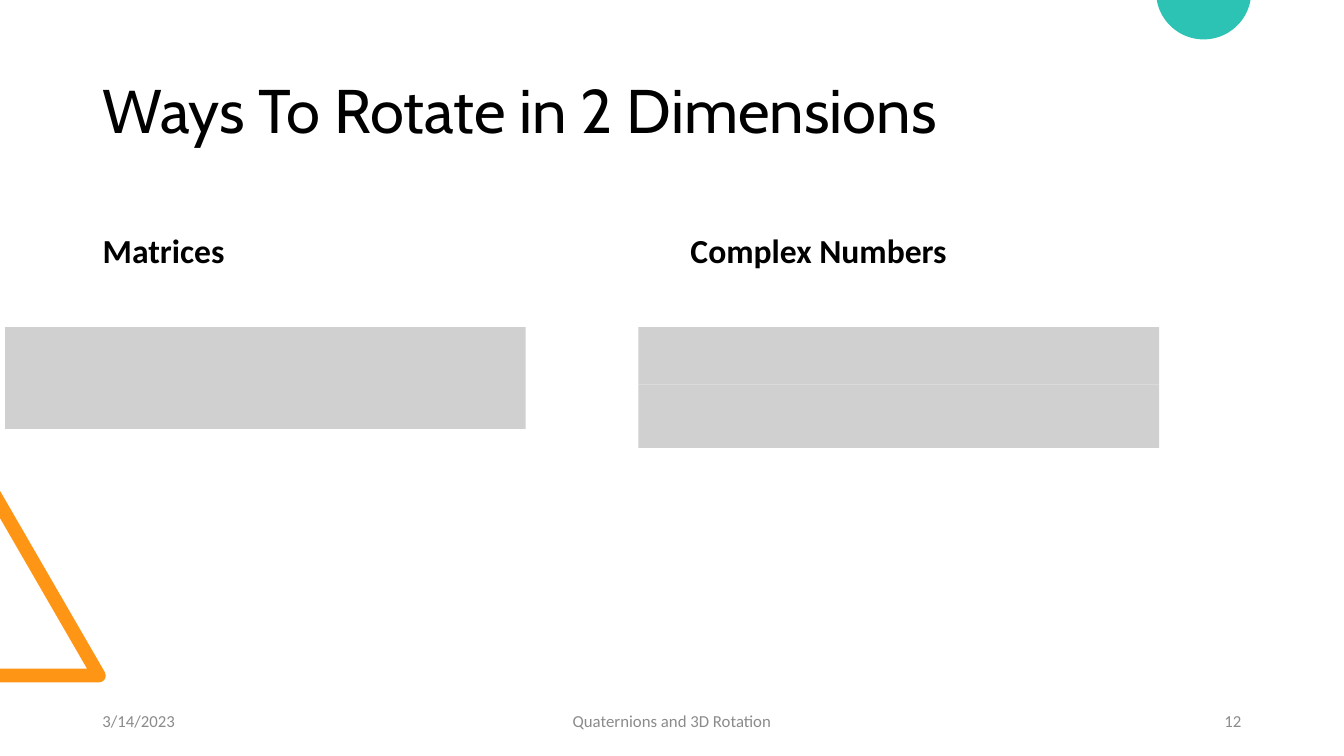
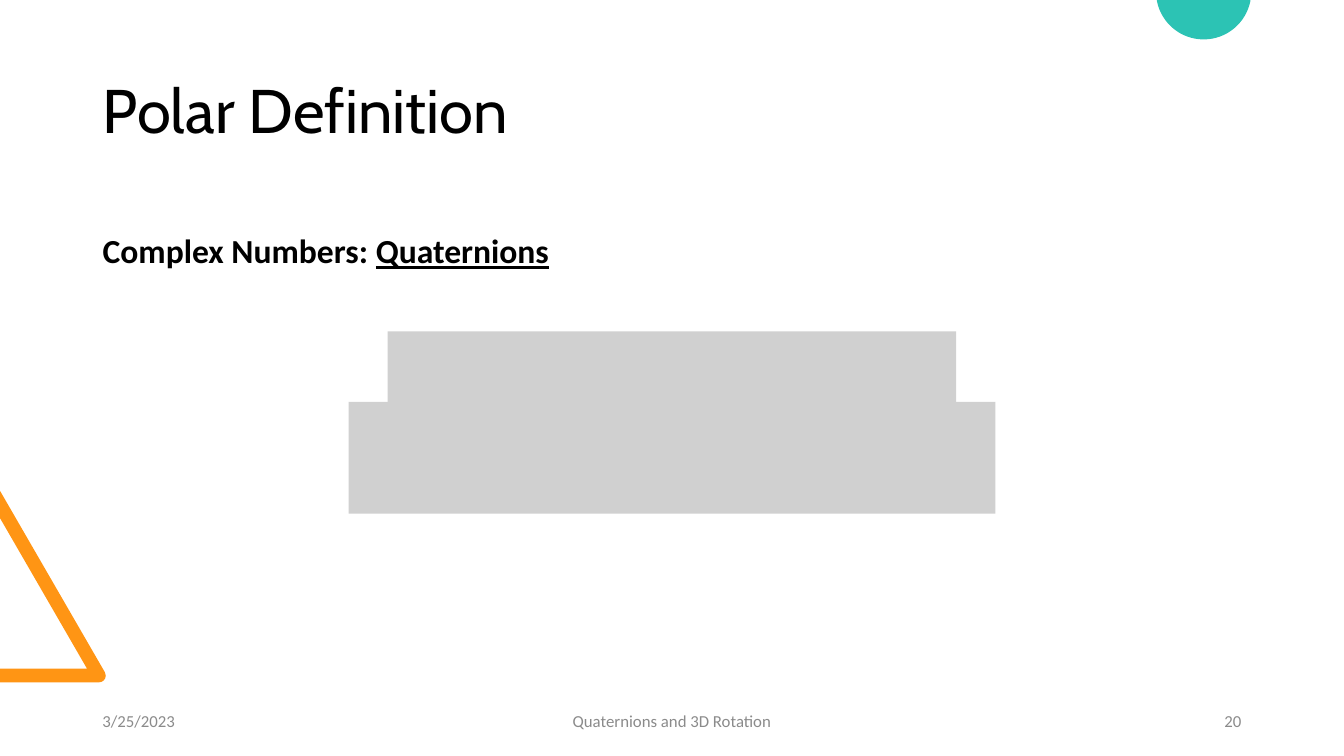
Before and after one commit to LukasGoodman23/QuaternionsVSEulerRotations, a slide deck: slide 20 of Quaternions and Three-Dimensional Rotations.pptx (slide 12 before the commit). Drawn at 1344x756 pixels with LibreOffice and Linux fonts; fonts in the diff are those of the drawing; grey boxes stand for pictures. Boxes give left, top, right and bottom in pixels: in the first picture for what was removed or moved away, otherwise in the second. Text is boxed around its words. In the diff, an @@ line names an element or a change of style, - is before the commit and + after.

```diff
--- a/Quaternions and Three-Dimensional Rotations.pptx
+++ b/Quaternions and Three-Dimensional Rotations.pptx
@@ title at (103,86,508,134): text changed @@
-Ways To Rotate in 2 Dimensions
+Polar Definition
@@ text at (103,239,549,269): text changed @@
-Matrices
+Complex Numbers: Quaternions
@@ text removed at (690,239,946,269) @@
-Complex Numbers
@@ picture removed at (5,327,526,429) @@
@@ picture removed at (638,327,1159,384) @@
@@ picture added at (388,332,957,444) @@
@@ picture removed at (638,385,1159,449) @@
@@ picture added at (349,402,996,514) @@
@@ text at (102,715,174,728): text changed @@
-3/14/2023
+3/25/2023
@@ page number at (1224,716,1241,727): text changed @@
-12
+20
```
Also in this commit, not shown: 22 other slides changed, 6 slides added, 7 slides removed, 8 other files.
